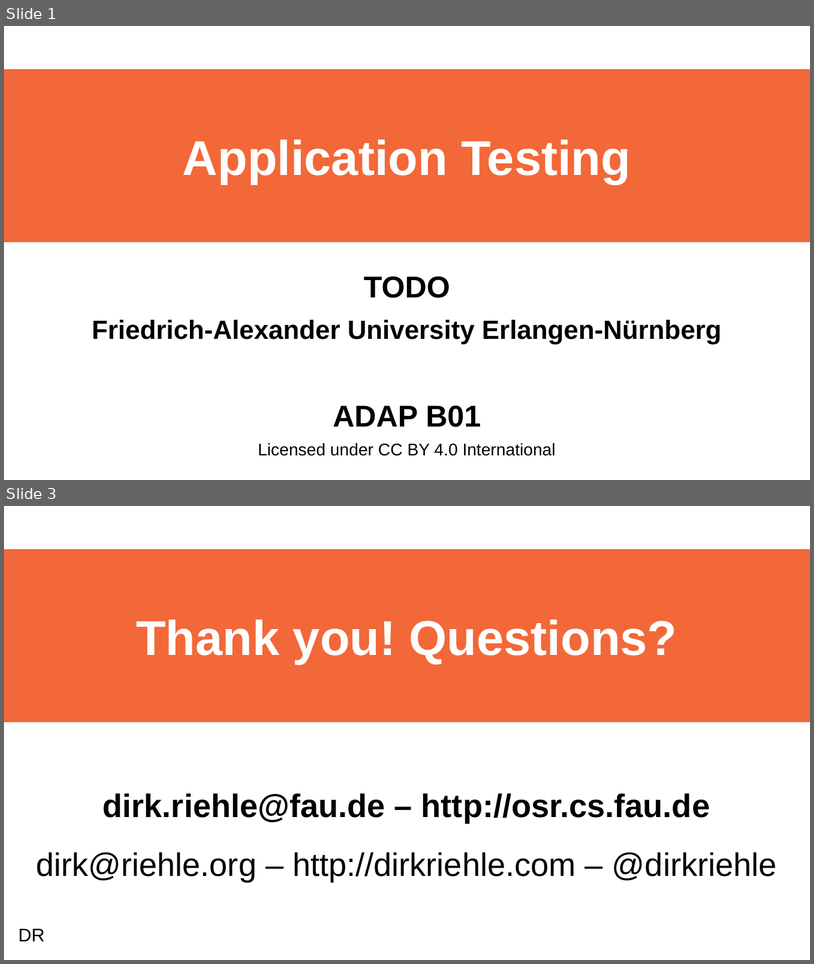
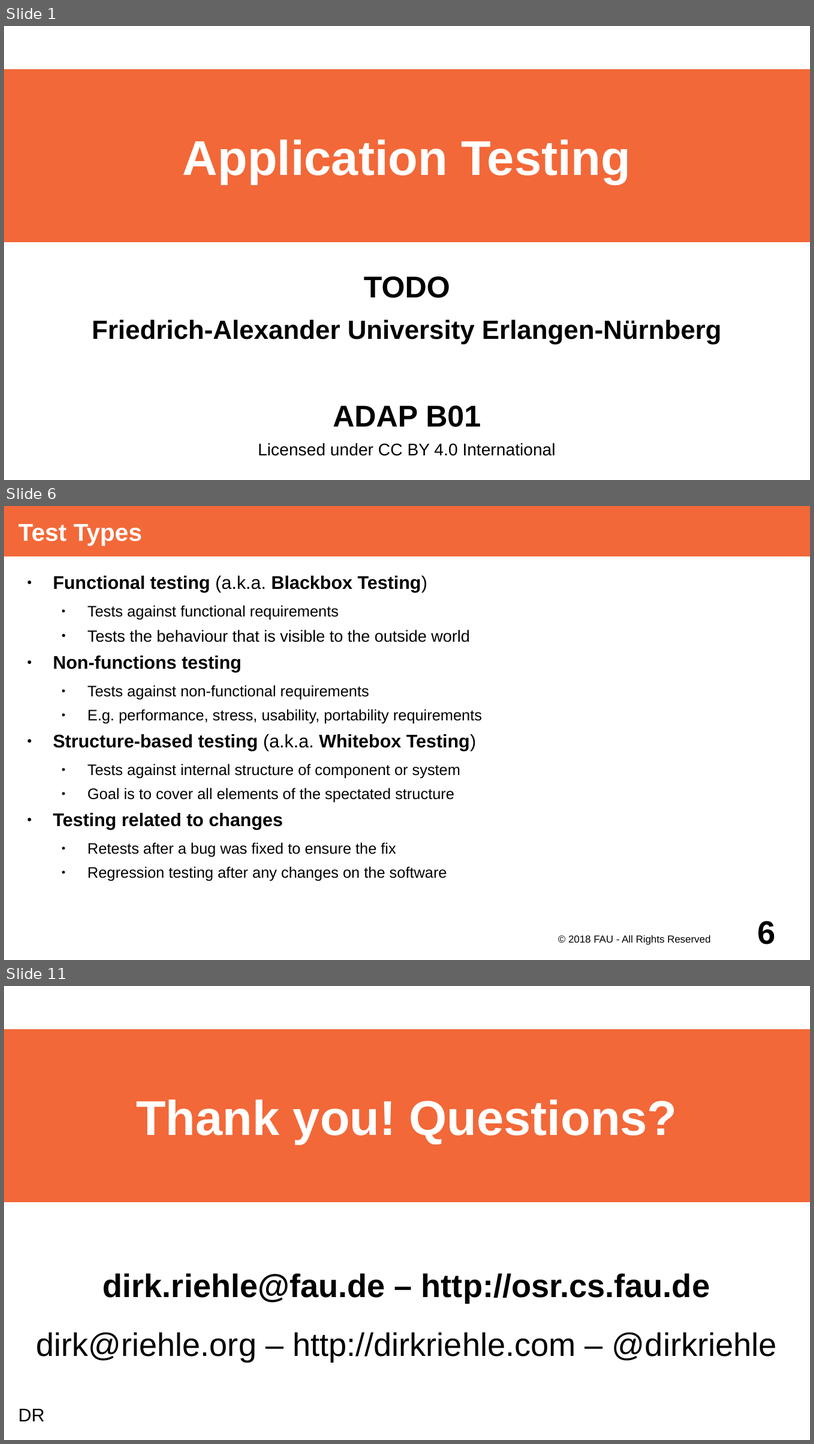
Before and after one commit to dirkriehle/adap-course, a slide deck: Lecture Slides/ADAP B01- Testing Overview.odp. Shown one above the other, each under a label of ours: slides 1 and 3 before the commit, slides 1, 6 and 11 after it; the slides between them are not shown. The pictures are 814x964 and 814x1444 pixels, drawn with LibreOffice and Linux fonts; fonts in the diff are those of the drawing. Boxes give left, top, right and bottom in pixels: in the first picture for what was removed or moved away, otherwise in the second. Text is boxed around its words. In the diff, an @@ line names an element or a change of style, - is before the commit and + after.

Commit message:
Added motivation, test process, test levels, test types, static & dynamic testing, test automation pyramid, 7 principles of testing, testing vocabulary

```diff
--- a/Lecture Slides/ADAP B01- Testing Overview.odp
+++ b/Lecture Slides/ADAP B01- Testing Overview.odp
@@ slide 6 added at bbox=[4, 506, 810, 960], background #FFFFFF @@
@@ title added at bbox=[4, 506, 810, 556], fill #F36838, 24 pt, text #FFFFFF, bold @@
+Test Types
@@ text added at bbox=[53, 576, 482, 880], 15 pt, text #000000 @@
+● Functional testing (a.k.a. Blackbox Testing)
+  ● Tests against functional requirements
+  ● Tests the behaviour that is visible to the outside world
+● Non-functions testing
+  ● Tests against non-functional requirements
+  ● E.g. performance, stress, usability, portability requirements
+● Structure-based testing (a.k.a. Whitebox Testing)
+  ● Tests against internal structure of component or system
+  ● Goal is to cover all elements of the spectated structure
+● Testing related to changes
+  ● Retests after a bug was fixed to ensure the fix
+  ● Regression testing after any changes on the software
@@ text added at bbox=[569, 934, 711, 945], 10 pt, text #000000 @@
+© 2018 FAU - All Rights Reserved
@@ page number added at bbox=[758, 921, 776, 944], 32 pt, text #000000, bold @@
+6
@@ what was slide 3 is now slide 11 @@
```
Also in this commit, not shown: 2 slides changed, 7 other slides added.
